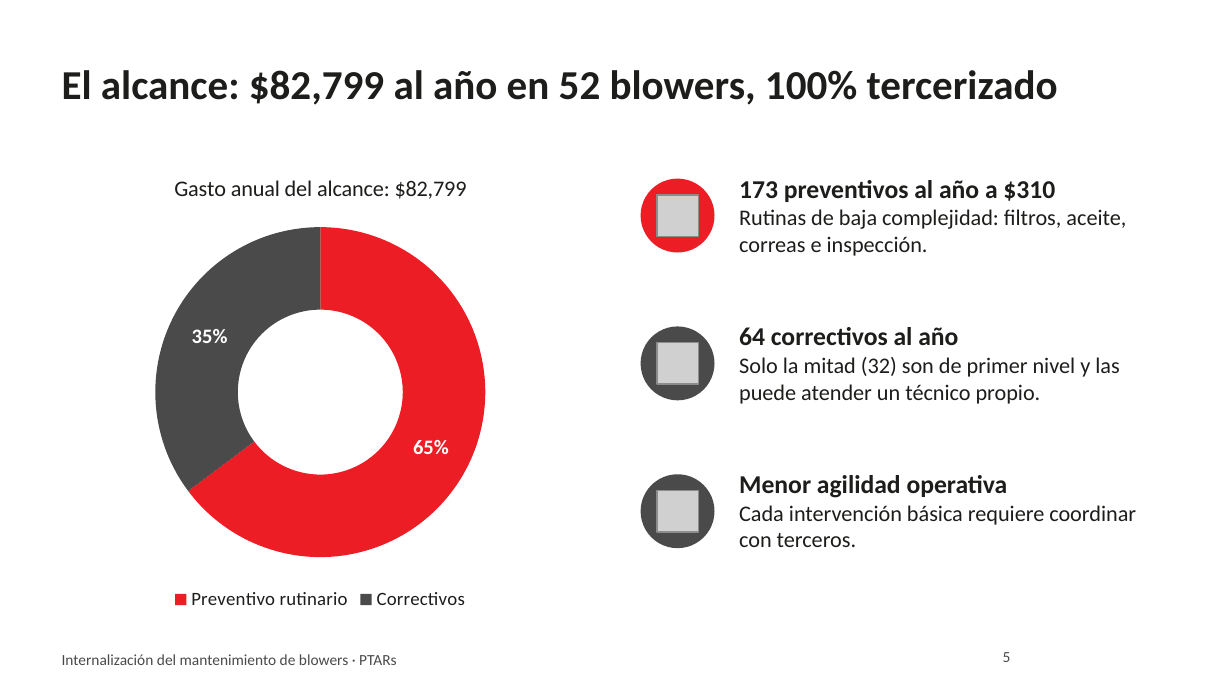
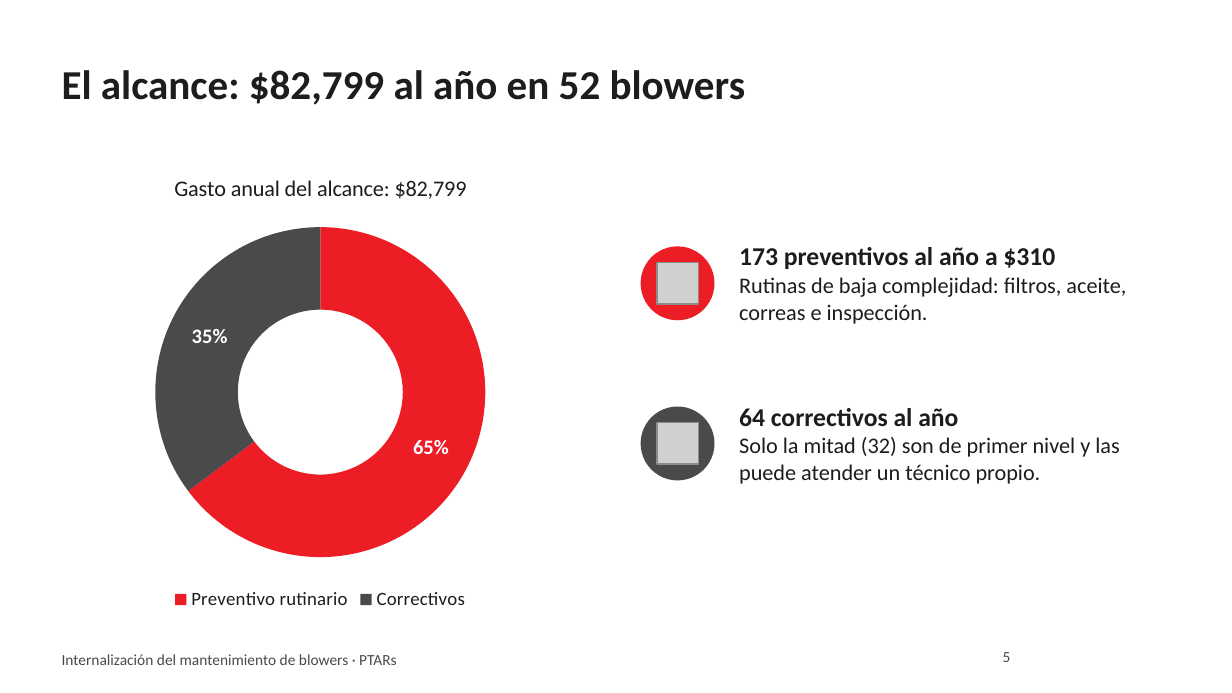
Before and after one commit to jjsamcar/Codigo-IA, a slide deck: slide 5 of presentaciones/Blowers_PTARs_Resumen_Gerencia.pptx. Drawn at 1232x693 pixels with LibreOffice and Linux fonts; fonts in the diff are those of the drawing; grey boxes stand for pictures; background and template pictures are left out. Boxes give left, top, right and bottom in pixels: in the first picture for what was removed or moved away, otherwise in the second. Text is boxed around its words. In the diff, an @@ line names an element or a change of style, - is before the commit and + after.

```diff
--- a/presentaciones/Blowers_PTARs_Resumen_Gerencia.pptx
+++ b/presentaciones/Blowers_PTARs_Resumen_Gerencia.pptx
@@ title at box(62, 70, 746, 105): text changed @@
-El alcance: $82,799 al año en 52 blowers, 100% tercerizado
+El alcance: $82,799 al año en 52 blowers
@@ ellipse: place and size @@
-ellipse at box(641, 179, 715, 253)
+ellipse at box(641, 246, 715, 320)
@@ picture: place and size @@
-picture at box(657, 195, 699, 237)
+picture at box(657, 262, 699, 304)
@@ text "173 preventivos al año a ...": place and size @@
-text "173 preventivos al año a ..." at box(739, 180, 1126, 256)
+text "173 preventivos al año a ..." at box(739, 247, 1126, 324)
@@ 1 picture, 1 text, 1 ellipse: place and size @@
-1 picture, 1 text, 1 ellipse at box(641, 326, 1119, 404)
+1 picture, 1 text, 1 ellipse at box(641, 407, 1119, 484)
@@ ellipse removed at box(641, 474, 715, 548) @@
@@ text removed at box(739, 475, 1136, 547) @@
-Menor agilidad operativa
-Cada intervención básica requiere coordinar con terceros.
@@ picture removed at box(657, 490, 699, 532) @@
```
Also in this commit, not shown: 9 other slides changed, 1 slide added, 3 slides removed.
